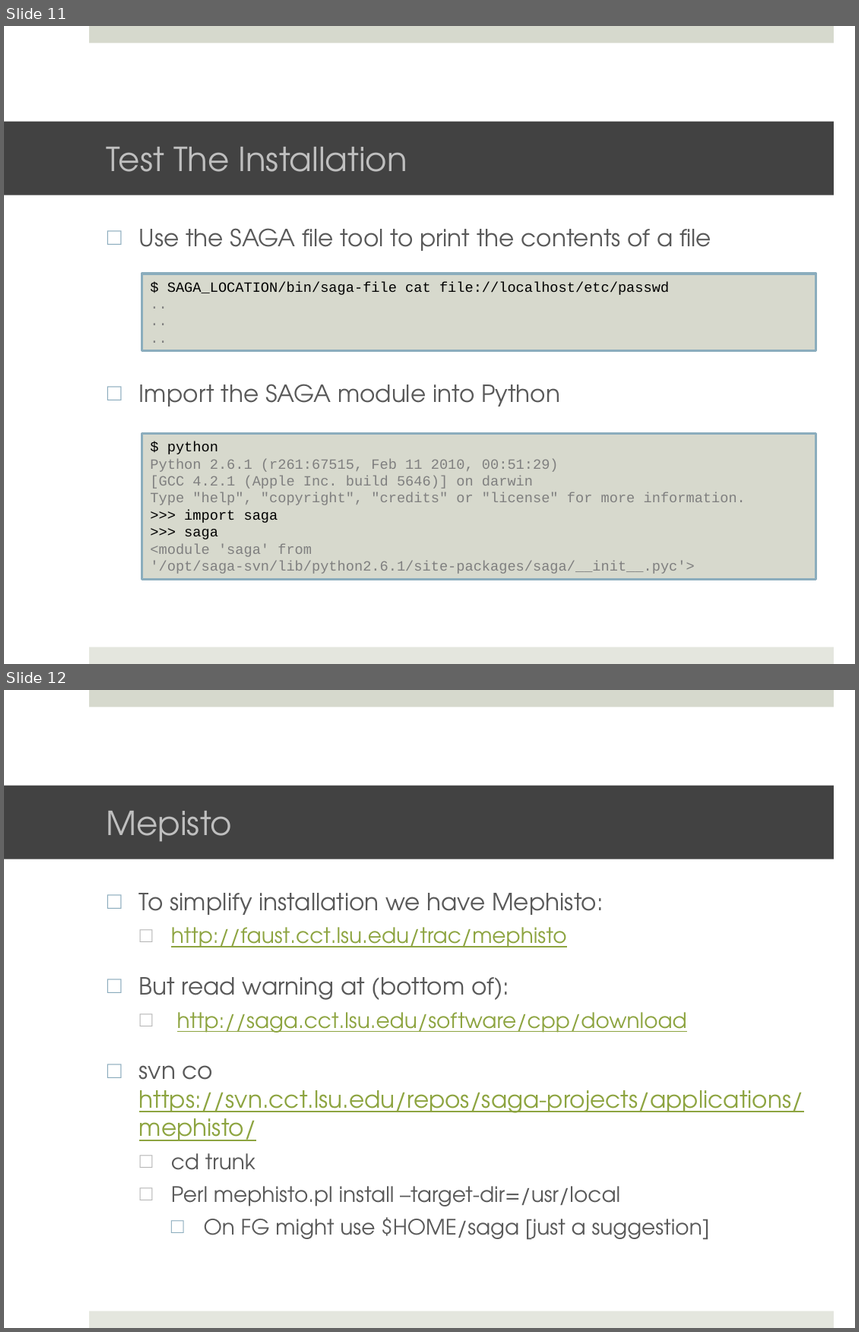
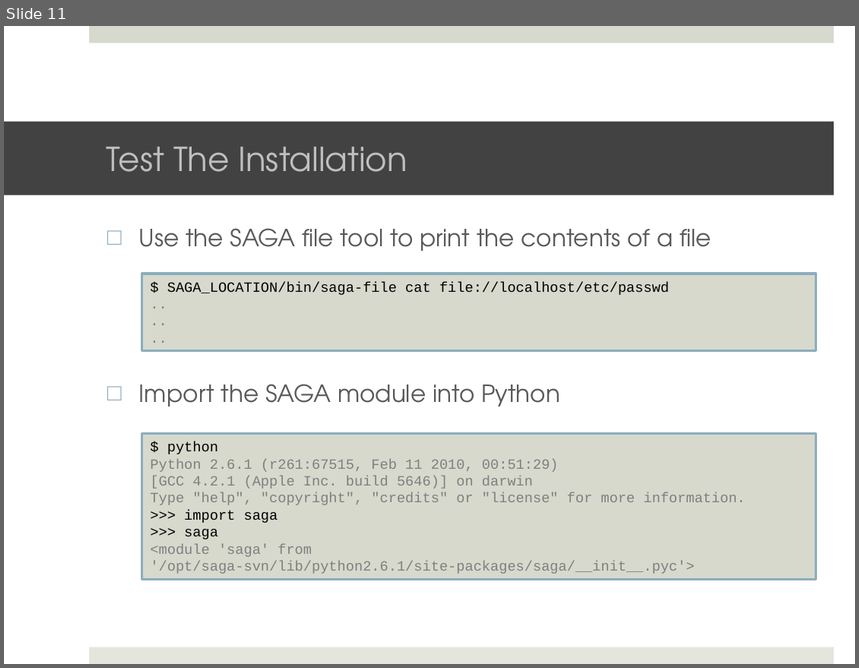
Before and after one commit to saga-project/saga-cpp-legacy-projects, a slide deck: tutorial/general_tutorial/Installation.pptx. Shown one above the other, each under a label of ours: slides 11 and 12 before the commit, slide 11 after it. The pictures are 859x1332 and 859x668 pixels, drawn with LibreOffice and Linux fonts; fonts in the diff are those of the drawing; background and template pictures are left out. Boxes give left, top, right and bottom in pixels: in the first picture for what was removed or moved away, otherwise in the second. Text is boxed around its words. In the diff, an @@ line names an element or a change of style, - is before the commit and + after.

```diff
--- a/tutorial/general_tutorial/Installation.pptx
+++ b/tutorial/general_tutorial/Installation.pptx
@@ slide 12 removed at [4, 690, 855, 1328], background #FFFFFF; not listed: 2 template elements that a slide beside it also shows @@
@@ title removed at [4, 785, 834, 859] @@
-Mepisto
@@ text removed at [139, 893, 804, 1240] @@
-□ To simplify installation we have Mephisto:
-  □ http://faust.cct.lsu.edu/trac/mephisto
-□ But read warning at (bottom of):
-  □ http://saga.cct.lsu.edu/software/cpp/download
-□ svn co https://svn.cct.lsu.edu/repos/saga-projects/applications/mephisto/
-  □ cd trunk
-  □ Perl mephisto.pl install –target-dir=/usr/local
-    □ On FG might use $HOME/saga [just a suggestion]
```
Also in this commit, not shown: 2 slides changed.
